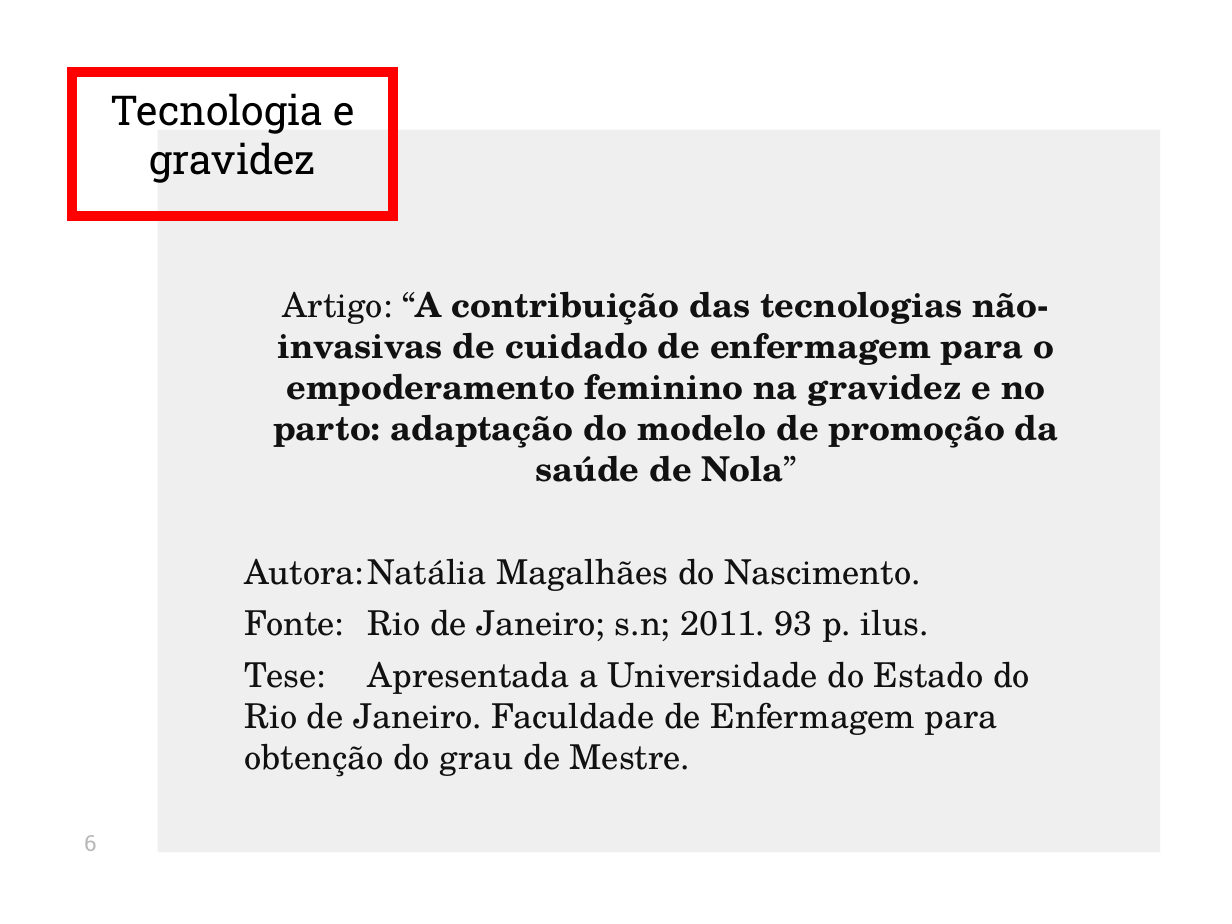
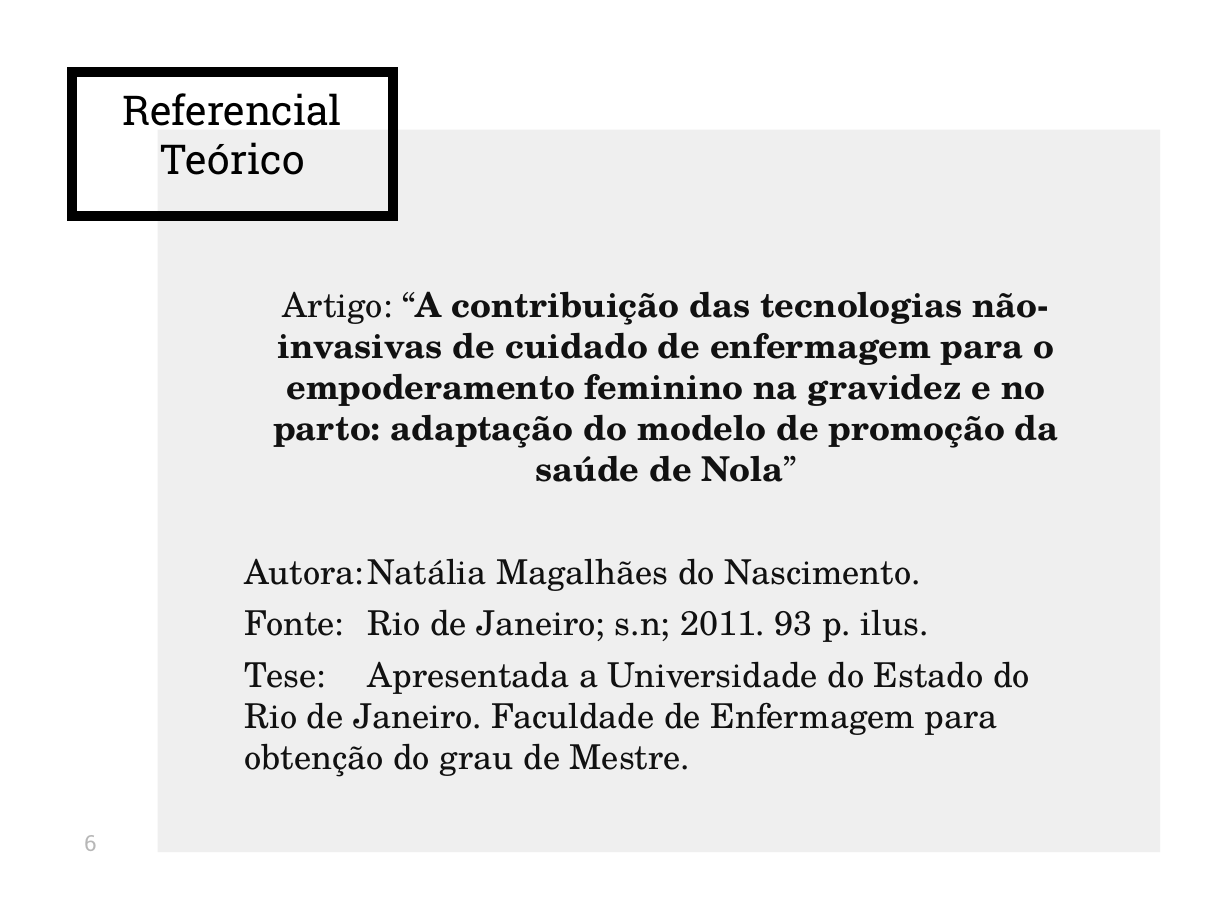
Before and after one commit to edgarssenhorello/Projetos, a slide deck: slide 6 of apresentação dica de lingerie.pptx. Drawn at 1232x924 pixels with LibreOffice and Linux fonts; fonts in the diff are those of the drawing. Boxes give left, top, right and bottom in pixels: in the first picture for what was removed or moved away, otherwise in the second. Text is boxed around its words. In the diff, an @@ line names an element or a change of style, - is before the commit and + after.

```diff
--- a/apresentação dica de lingerie.pptx
+++ b/apresentação dica de lingerie.pptx
@@ title "Referencial Teórico" at [71, 71, 393, 216]: outline #FF0000 6 pt to #000000 6 pt @@
@@ title at [123, 93, 342, 175]: text changed @@
-Tecnologia e gravidez
+Referencial Teórico
```
Also in this commit, not shown: 13 other slides changed, 7 slides added, 2 slides removed.
